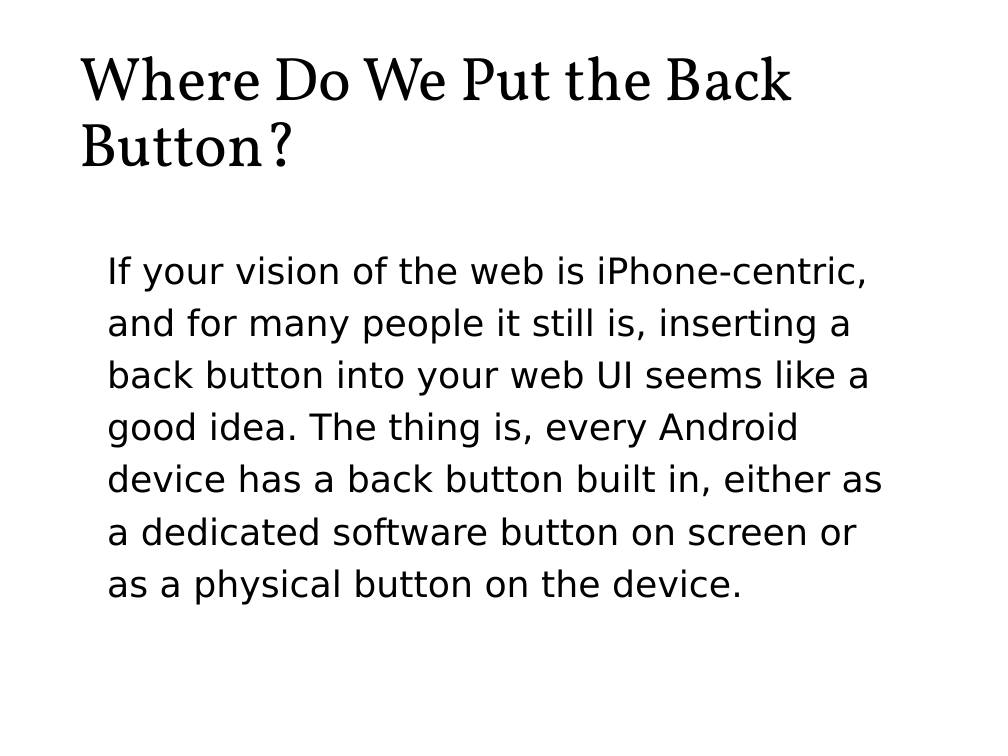
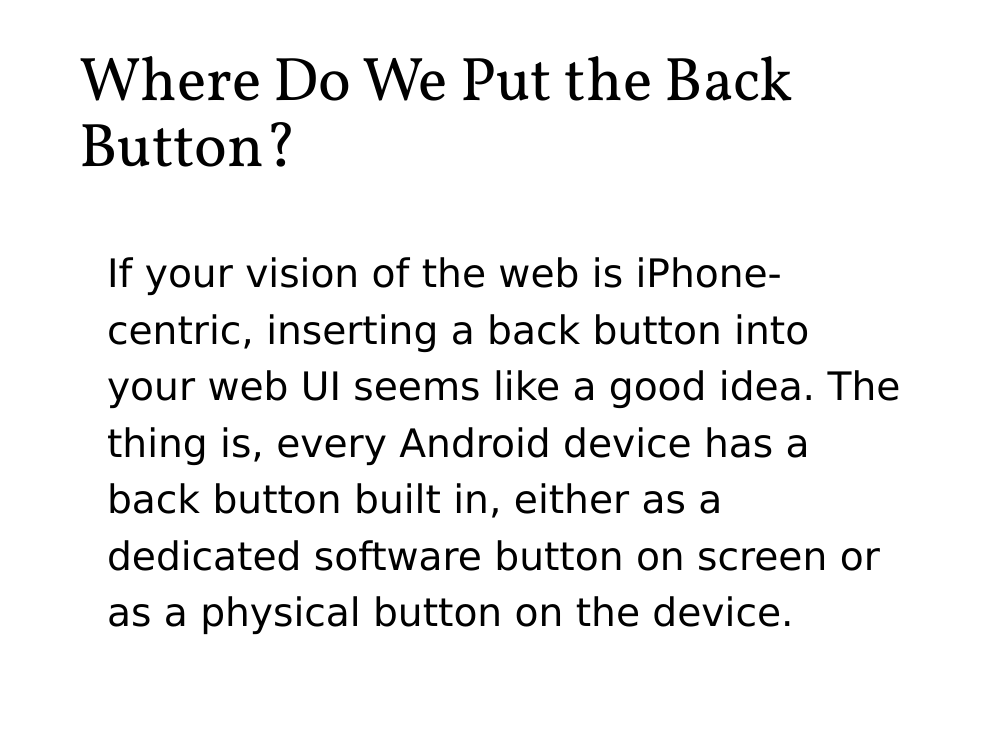
Before and after one commit to roblarsen/rob-larsen-presentations, a slide deck: slide 42 of wild-world-web.pptx (slide 41 before the commit). Drawn at 1008x756 pixels with LibreOffice and Linux fonts; fonts in the diff are those of the drawing; background and template pictures are left out. Boxes give left, top, right and bottom in pixels: in the first picture for what was removed or moved away, otherwise in the second. Text is boxed around its words. In the diff, an @@ line names an element or a change of style, - is before the commit and + after.

```diff
--- a/wild-world-web.pptx
+++ b/wild-world-web.pptx
@@ text at (107, 257, 901, 634): text changed; size 25.9 to 28 pt @@
-If your vision of the web is iPhone-centric, and for many people it still is, inserting a back button into your web UI seems like a good idea. The thing is, every Android device has a back button built in, either as a dedicated software button on screen or as a physical button on the device.
+If your vision of the web is iPhone-centric, inserting a back button into your web UI seems like a good idea. The thing is, every Android device has a back button built in, either as a dedicated software button on screen or as a physical button on the device.
```
Also in this commit, not shown: 24 other slides changed, 2 slides added, 2 slides removed.
